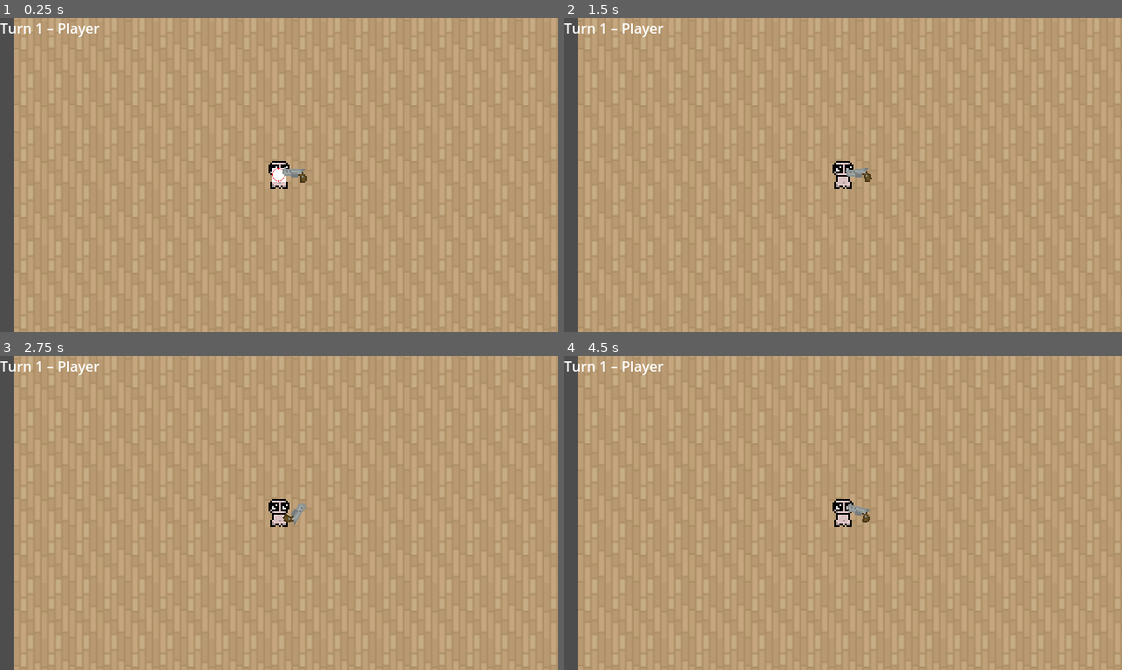
Above: before the commit, frames 1-4 (two rows, left to right).
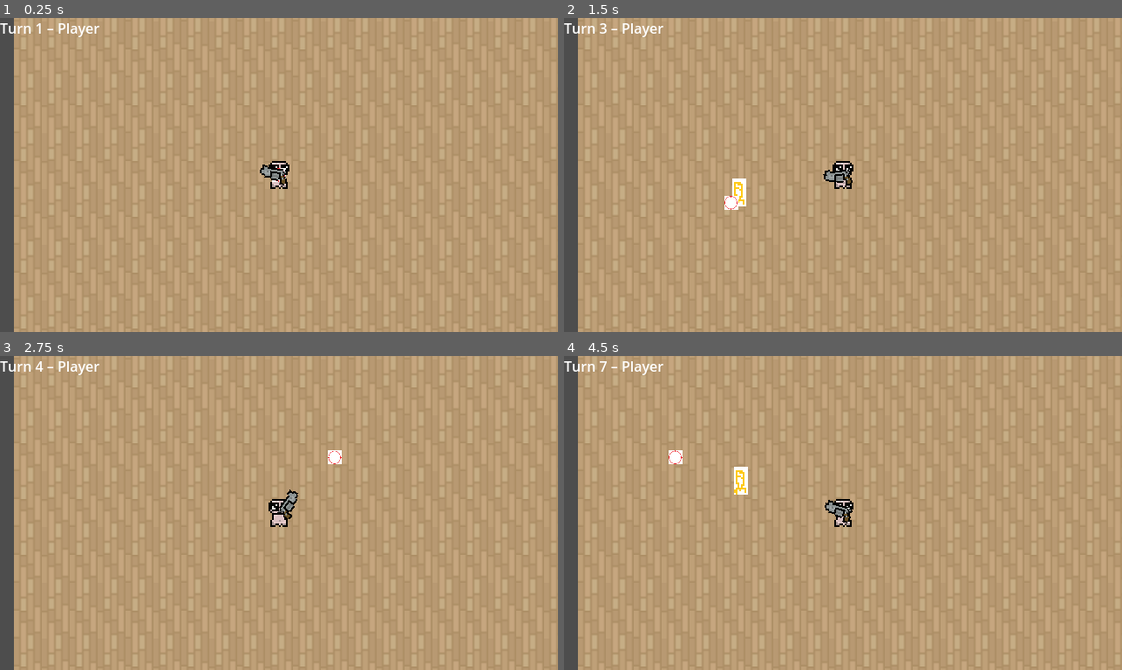
Above: after the commit, the same moments.

Repository: kernel00ps/Fauxtelja
Game: Godot game, scene res://scenes/main_scene.tscn
Same seed, same stepped clock (60 frames per second), same inputs: the game is played once before the commit and once after it.
Inputs (mouse positions are in pixels of both pictures, inside the frame that each line leads up to):
- Up to frame 1 (0.25 s): no input
- Up to frame 2 (1.5 s): tap Enter at 0.5 s; move the mouse to (965, 159) at 0.52 s; click (965, 159) at 0.67 s; tap Space at 1.25 s; move the mouse to (731, 190) at 1.27 s; click (731, 190) at 1.42 s
- Up to frame 3 (2.75 s): move the mouse to (334, 443) at 2.02 s; click (334, 443) at 2.17 s
- Up to frame 4 (4.5 s): tap Enter at 2.75, 4.25 s; move the mouse to (815, 575) at 2.77 s; click (815, 575) at 2.92 s; tap Space at 3.5 s; move the mouse to (1010, 560) at 3.52 s; click (1010, 560) at 3.67 s; move the mouse to (675, 465) at 4.27 s; click (675, 465) at 4.42 s

The runs differ from the first frame. In frame 1, 0.3% of the frame differs, in the area x 46-55%, y 46-54%; in frame 2, 0.6%; in frame 3, 0.4%; in frame 4, 0.6%, in the area x 6-55%, y 1-54%.

Commit message:
Diagonal movement, one action per turn

Diff:
--- a/skcgamejam2025/scenes/gun.tscn
+++ b/skcgamejam2025/scenes/gun.tscn
@@ -1,11 +1,18 @@
-[gd_scene load_steps=3 format=3 uid="uid://baray28svm6kc"]
+[gd_scene load_steps=4 format=3 uid="uid://baray28svm6kc"]
 
 [ext_resource type="Script" uid="uid://8lv3243d63r3" path="res://scripts/gun.gd" id="1_og67c"]
-[ext_resource type="Texture2D" uid="uid://bkk1wdx2k1b0n" path="res://assets/gun_14x9.png" id="1_x77fm"]
+[ext_resource type="Texture2D" uid="uid://bix0co7wrp5px" path="res://assets/gun_16x10.png" id="2_og67c"]
+
+[sub_resource type="MeshTexture" id="MeshTexture_og67c"]
 
 [node name="Gun" type="Node2D"]
 script = ExtResource("1_og67c")
 
-[node name="Sprite2D" type="Sprite2D" parent="."]
+[node name="GunGolder" type="Sprite2D" parent="."]
+position = Vector2(-6.045, 0.415)
+texture = SubResource("MeshTexture_og67c")
+
+[node name="Sprite2D" type="Sprite2D" parent="GunGolder"]
 texture_filter = 1
-texture = ExtResource("1_x77fm")
+position = Vector2(6.045, -0.415)
+texture = ExtResource("2_og67c")
--- a/skcgamejam2025/scripts/gun.gd
+++ b/skcgamejam2025/scripts/gun.gd
@@ -1,15 +1,18 @@
 extends Node2D
-
 class_name Gun
 
 var bullet_path = preload("res://scenes/bulltet.tscn")
 
+@onready var pivot: Sprite2D = $GunGolder
+@onready var sprite: Sprite2D = $GunGolder/Sprite2D
+
 func _physics_process(delta: float) -> void:
-	look_at(get_global_mouse_position())
-	$Sprite2D.flip_v = rotation > deg_to_rad(90) or rotation < deg_to_rad(-90)
+	var to_mouse = get_global_mouse_position() - pivot.global_position
+	pivot.rotation = to_mouse.angle()
+	sprite.flip_v = pivot.rotation > deg_to_rad(90) or pivot.rotation < deg_to_rad(-90)
 
 func fire() -> void:
-	var bullet : Bullet = bullet_path.instantiate()
-	bullet.direction = rotation
-	bullet.position = position
-	add_child(bullet)
+	var bullet: Bullet = bullet_path.instantiate()
+	bullet.direction = pivot.rotation
+	bullet.position = sprite.get_global_position()  # Fire from the gun barrel's tip
+	get_tree().current_scene.add_child(bullet)  # Don't parent it to the gun!
--- a/skcgamejam2025/scripts/player.gd
+++ b/skcgamejam2025/scripts/player.gd
@@ -25,7 +25,10 @@
 	var delta_tile = target_tile - current_tile
 
 	var viewport_rect = get_viewport().get_visible_rect()
-	var is_adjacent = delta_tile.length() == Globals.TILE_SIZE and (delta_tile.x == 0 or delta_tile.y == 0)
+
+	# Allow horizontal, vertical, and diagonal movement
+	var is_adjacent = delta_tile.length() <= Globals.TILE_SIZE * sqrt(2) and delta_tile.length() != 0
+	# This condition ensures that the target tile is adjacent, including diagonals, but not the same tile
 
 	if is_adjacent and viewport_rect.has_point(target_tile):
 		marker.global_position = target_tile + Vector2(Globals.TILE_SIZE, Globals.TILE_SIZE) / 2
@@ -45,9 +48,7 @@
 		if is_adjacent and not moved:
 			try_move_to_tile(target_tile)
 		elif not is_adjacent and not action_performed:
-
 			var shoot_dir = (target_tile - current_tile).normalized()
-			#look_at(target_tile + Vector2(Globals.TILE_SIZE / 2, Globals.TILE_SIZE / 2))  # Rotate towards target
 			action_performed = true
 			shoot(shoot_dir)
 
@@ -55,7 +56,8 @@
 	var current_tile = get_current_tile()
 	var delta = target_tile - current_tile
 
-	if delta.length() == Globals.TILE_SIZE and (delta.x == 0 or delta.y == 0):
+	# Allow diagonal movement and only check if it’s within one tile distance
+	if delta.length() <= Globals.TILE_SIZE * sqrt(2) and delta.length() != 0:
 		var viewport_rect = get_viewport().get_visible_rect()
 		if viewport_rect.has_point(target_tile):
 			position = get_tile_center(target_tile)
@@ -71,7 +73,7 @@
 	end_turn()
 
 func end_turn():
-	if not action_performed or not moved:
+	if not action_performed and not moved:
 		print("Action or movement required before ending turn!")
 		return
 
@@ -79,7 +81,6 @@
 	moved = false
 	TurnManager.unit_finished_turn()
 
-
 func get_tile_center(tile: Vector2) -> Vector2:
 	return tile + Vector2(Globals.TILE_SIZE, Globals.TILE_SIZE) / 2
 
Not shown, added: skcgamejam2025/assets/gun_16x10.png.import
